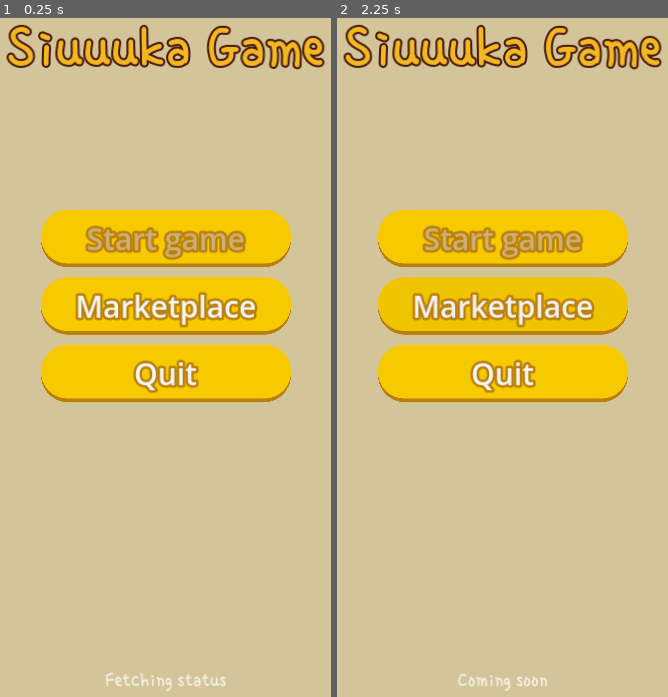
Above: before the commit, frames 1-2 (left to right).
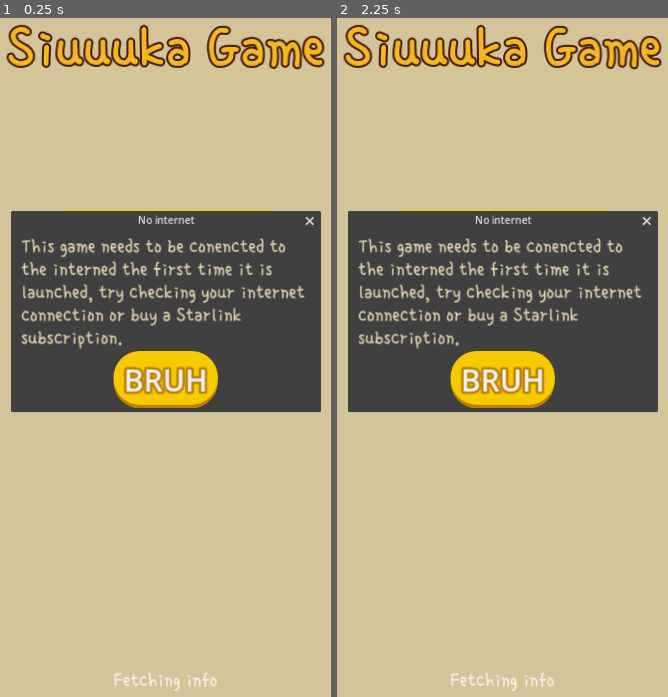
Above: after the commit, the same moments.

Repository: jaajCorp/siuuuka-game
Game: Godot game, scene res://scenes/ui/Home.tscn
The game is run twice, just before and just after one commit, with the same random seed, the same clock (stepped at 60 frames per second) and the same inputs.
Inputs (mouse positions are in pixels of both pictures, inside the frame that each line leads up to):
- Up to frame 1 (0.25 s): no input
- Up to frame 2 (2.25 s): click (502, 235) at 0.5 s, where only the run after the commit has a clickable "Start game"; click (502, 235) at 1.25 s, where only the run after the commit has a clickable "Start game"; click "Marketplace" at 2 s

The runs differ from the first frame. In frame 1, 27% of the frame differs, in the area x 3-97%, y 28-100%; in frame 2, 27%.

Commit message:
chore: Added proper error handling and display

Diff:
--- a/scenes/ui/Home.tscn
+++ b/scenes/ui/Home.tscn
@@ -168,3 +168,10 @@
 horizontal_alignment = 1
 vertical_alignment = 1
 autowrap_mode = 3
+
+[node name="AcceptDialog" type="AcceptDialog" parent="."]
+title = "Error!"
+initial_position = 2
+size = Vector2i(480, 240)
+ok_button_text = " BRUH "
+dialog_autowrap = true
--- a/scripts/global/CMS.gd
+++ b/scripts/global/CMS.gd
@@ -21,6 +21,7 @@
 	add_child(http_request)
 
 func fetch_manifest() -> Dictionary:
+	http_request.timeout = 3
 	var manifest := await __generic_json_fetch(MANIFEST_URL)
 	if manifest.has("error"):
 		# Let callers handle the error
@@ -38,6 +39,7 @@
 			# Let callers handle the error
 			return manifest
 
+	http_request.timeout = 30
 	var registry = await __generic_json_fetch(manifest.get("registry_url"))
 
 	return registry
@@ -49,6 +51,7 @@
 			# Let callers handle the error
 			return manifest
 
+	http_request.timeout = 5
 	var pack_meta = await __generic_json_fetch(manifest.get("packs_url") + id + "/pack.json")
 
 	return pack_meta
@@ -59,6 +62,8 @@
 		if manifest.has("error"):
 			# Error not passed, if only rust...
 			return []
+
+	http_request.timeout = 60
 	var response = await __generic_fetch(manifest.get("packs_url") + id + "/assets/" + asset)
 	if response.has("error"):
 		return []
--- a/scripts/logic/home_menu.gd
+++ b/scripts/logic/home_menu.gd
@@ -1,4 +1,6 @@
 extends Control
+
+signal game_ready
 
 @export var status_label: Label
 
@@ -6,43 +8,76 @@
 @export var store_button: Button
 @export var quit_button: Button
 
-# Called when the node enters the scene tree for the first time.
+@onready var error_dialog := $AcceptDialog
+
+var is_game_ready := false
+
 func _ready() -> void:
-	start_button.disabled = true
 	start_button.connect("pressed", _on_start_pressed)
 	store_button.connect("pressed", _on_store_pressed)
 	quit_button.connect("pressed", _on_quit_pressed)
 	fetch_remote_data()
 
 func fetch_remote_data():
-	print_status("Fetching status")
+	var pack: ResourcePack = null
+	var online := true
+
+	print_status("Fetching info")
 	var manifest: Dictionary = await CMS.fetch_manifest()
-	if check_error(manifest):
+
+	var pack_id: String = Global.settings.selected_pack_id
+	if pack_id == "":
+		if not manifest.has("error"):
+			pack_id = manifest.get("default_pack_id")
+		else:
+			display_error(get_error_display(manifest))
+			return
+
+	pack = await fetch_pack(pack_id, not manifest.has("error"))
+
+	if pack == null:
+		printerr("Failed to fetch pack")
+		display_error({
+			"title": "Failed to download remote content",
+			"tip": "This game needs to be conencted to the interned the first time it is launched"}
+		)
 		return
 
-	print_status("Fetching latest content")
-	var default_pack_id: String = manifest.get("default_pack_id")
 
-	var pack: ResourcePack
-	if CMSCache.has_resource_pack(default_pack_id):
+	Global.current_pack = pack
+	print_status("Ready !")
+	is_game_ready = true
+	emit_signal("game_ready")
+
+
+func fetch_pack(pack_id: String, online := true) -> ResourcePack:
+	var pack: ResourcePack = null
+	if CMSCache.has_resource_pack(pack_id):
+		print("Loading local pack: ", pack_id)
 		print_status("Loading local assets")
-		pack = await CMSCache.get_resource_pack(default_pack_id)
-	else:
-		pack = ResourcePack.new_from_id(default_pack_id)
+		pack = await CMSCache.get_resource_pack(pack_id)
+	elif online:
+		print("Fetching remote pack: ", pack_id)
+		print_status("Downloading latest content")
+		pack = ResourcePack.new_from_id(pack_id)
 		pack.connect("load_progress_update", _on_pack_load_progress_update)
 		await pack.loaded
 		var cache_result = CMSCache.save_resource_pack(pack)
 		if cache_result != OK:
-			print_status("Failed to cache pack, error code: %d" % cache_result)
+			display_error({"title": "Storage error", "tip": "Could not cache aseets on your storage device, please allow us to do so (i'm begging you)"})
 			return
 
-	print_status("Ready !")
-	Global.current_pack = pack
-	start_button.disabled = false
+	return pack
 
+var waiting_for_start := false
+func _on_start_pressed():
+	if waiting_for_start: return
+	waiting_for_start = true
 
-func _on_start_pressed():
+	if not is_game_ready:
+		await self.game_ready
 	get_tree().change_scene_to_file("res://scenes/Game/GameUI.tscn")
+
 
 func _on_store_pressed():
 	print_status("Coming soon")
@@ -51,26 +86,43 @@
 	get_tree().quit()
 
 func _on_pack_load_progress_update(current: int, total: int):
-	print_status("Fetching latest content (%d/%d)" % [current, total])
+	print_status("Downloading latest content (%d/%d)" % [current, total])
 
 func print_status(status: String):
 	status_label.text = status
 
-func check_error(data: Dictionary):
-	if data.has("error"):
-		print("ERROR: ", data)
-		var error: CMS.CMSError = data.get("error")
-		printerr(error)
-		if error == CMS.CMSError.INTERNET_ERROR:
-			pass
-		elif error == CMS.CMSError.SERVER_ERROR:
-			pass
-		elif error == CMS.CMSError.DATA_INTEGRITY:
-			pass
-		elif error == CMS.CMSError.MANIFEST_VERSION:
-			pass
-		else:
-			printerr("WTF")
-		return true
+func display_error(display_data: Dictionary):
+	error_dialog.title = display_data.get("title", "WTF")
+	error_dialog.dialog_text = display_data.get("tip", "HMM, wut !?")
+	error_dialog.visible = true
+
+func get_error_display(data: Dictionary) -> Dictionary:
+	assert(data.has("error"))
+	print("ERROR: ", data)
+	var error: CMS.CMSError = data.get("error")
+	printerr(error)
+	if error == CMS.CMSError.INTERNET_ERROR:
+		return {
+			"title": "No internet",
+			"tip": "This game needs to be conencted to the interned the first time it is launched, try checking your internet connection or buy a Starlink subscription."
+		}
+	elif error == CMS.CMSError.SERVER_ERROR:
+		return {
+			"title": "Server error",
+			"tip": "Our servers have problems, retry later :/"
+		}
+	elif error == CMS.CMSError.DATA_INTEGRITY:
+		return {
+			"title": "Data corrupted",
+			"tip": "Try checking your internet connection or update the game."
+		}
+	elif error == CMS.CMSError.MANIFEST_VERSION:
+		return {
+			"title": "Outdated version",
+			"tip": "Your game is outdated, try updating it."
+		}
 	else:
-		return false
+		return {
+			"title": "Unknown error",
+			"tip": "This is a serious issue, try contacting these idiots of developers, or update your game."
+		}
--- a/scripts/types/GameSettings.gd
+++ b/scripts/types/GameSettings.gd
@@ -1,4 +1,4 @@
 class_name GameSettings extends Resource
 
 @export var best_score: int = 0
-@export var selected_pack_id: String
+@export var selected_pack_id: String = ""
